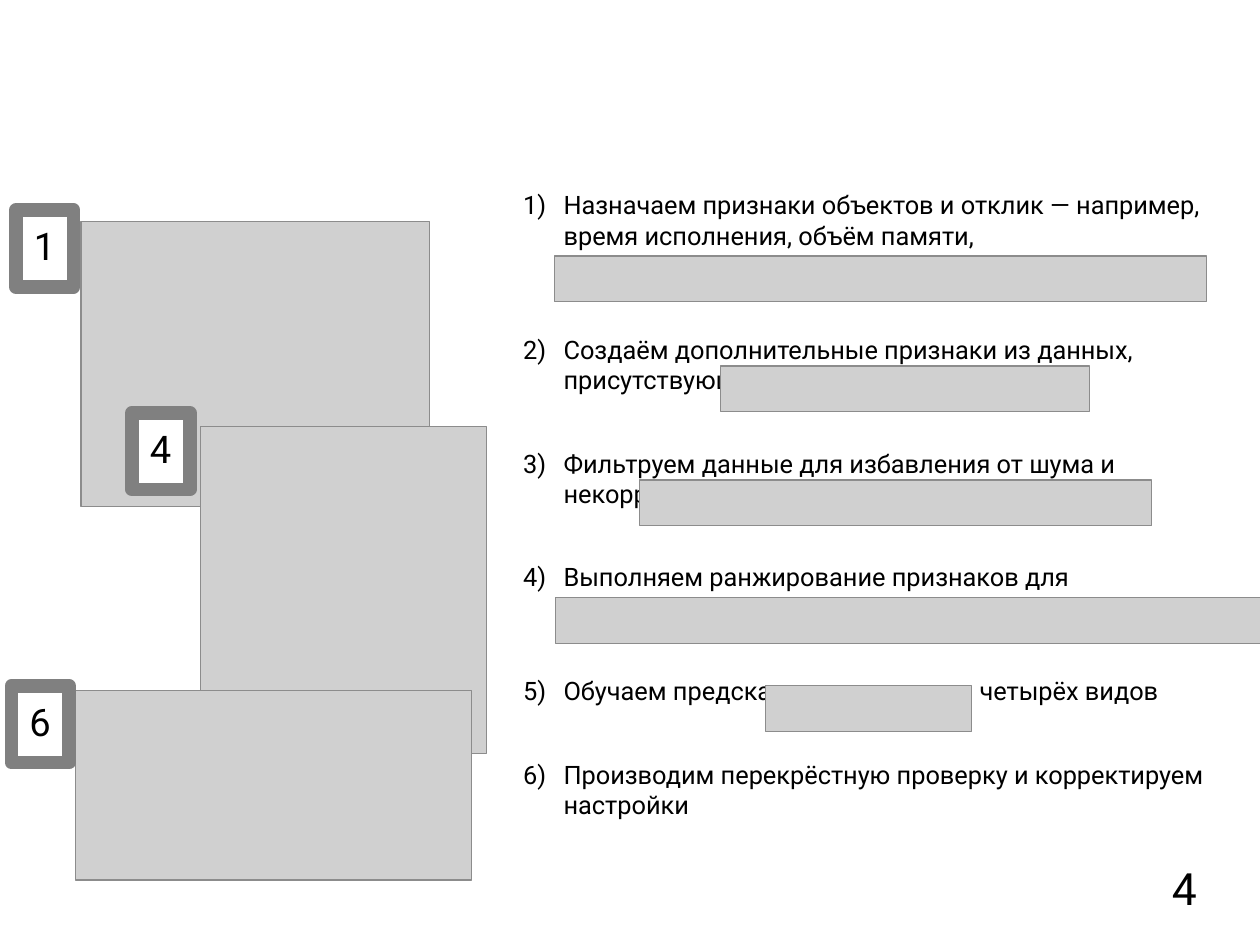
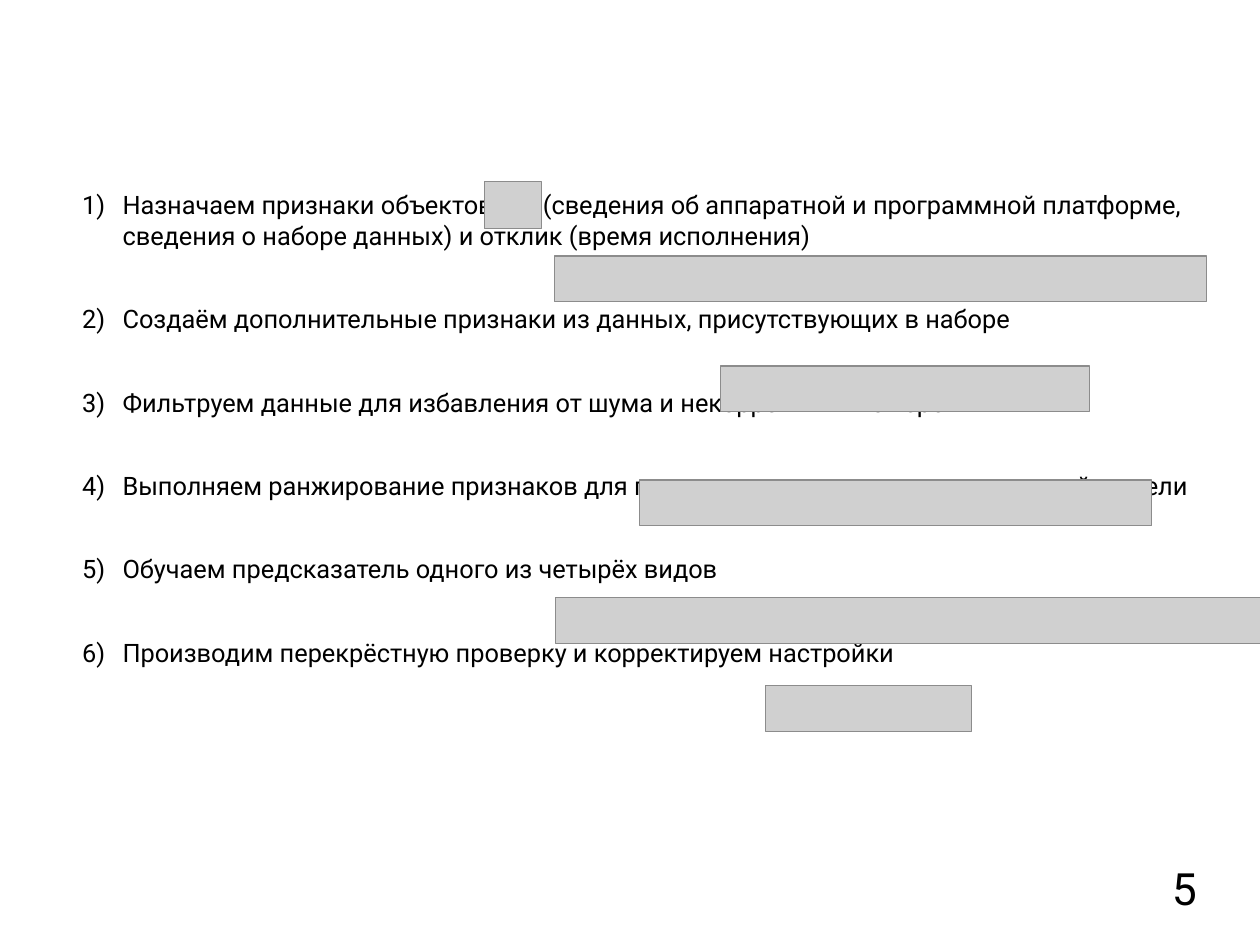
Before and after one commit to mkpankov/adaptor, a slide deck: slide 5 of diploma/defense/brochure.odp (slide 4 before the commit). Drawn at 1260x945 pixels with LibreOffice and Linux fonts; fonts in the diff are those of the drawing; grey boxes stand for pictures; background and template pictures are left out. Boxes give left, top, right and bottom in pixels: in the first picture for what was removed or moved away, otherwise in the second. Text is boxed around its words. In the diff, an @@ line names an element or a change of style, - is before the commit and + after.

```diff
--- a/diploma/defense/brochure.odp
+++ b/diploma/defense/brochure.odp
@@ text "Назначаем признаки объектов (сведения об ...": place and size @@
-text "Назначаем признаки объектов (сведения об ..." at (564, 194, 1203, 819)
+text "Назначаем признаки объектов (сведения об ..." at (123, 191, 1187, 668)
@@ text at (123, 191, 1180, 251): text changed @@
-1) Назначаем признаки объектов и отклик — например, время исполнения, объём памяти, энергопотребление
+1) Назначаем признаки объектов (сведения об аппаратной и программной платформе, сведения о наборе данных) и отклик (время исполнения)
@@ title at (477, 181, 783, 204): text changed; size 28 to 40 pt @@
-Оригинальный метод статистического анализа эффективности исполнения программ “Velocitas”
+Метод статистического анализа быстродействия программ “Velocitas”
@@ picture: place and size @@
-picture at (81, 221, 430, 505)
+picture at (485, 182, 542, 229)
@@ rectangle removed at (16, 210, 74, 287) @@
-1
@@ rectangle removed at (133, 413, 191, 489) @@
-4
@@ picture removed at (201, 426, 487, 753) @@
@@ rectangle removed at (11, 686, 70, 763) @@
-6
@@ picture removed at (75, 691, 472, 880) @@
@@ page number at (1172, 873, 1197, 906): text changed @@
-4
+5
```
Also in this commit, not shown: 1 slide added.
